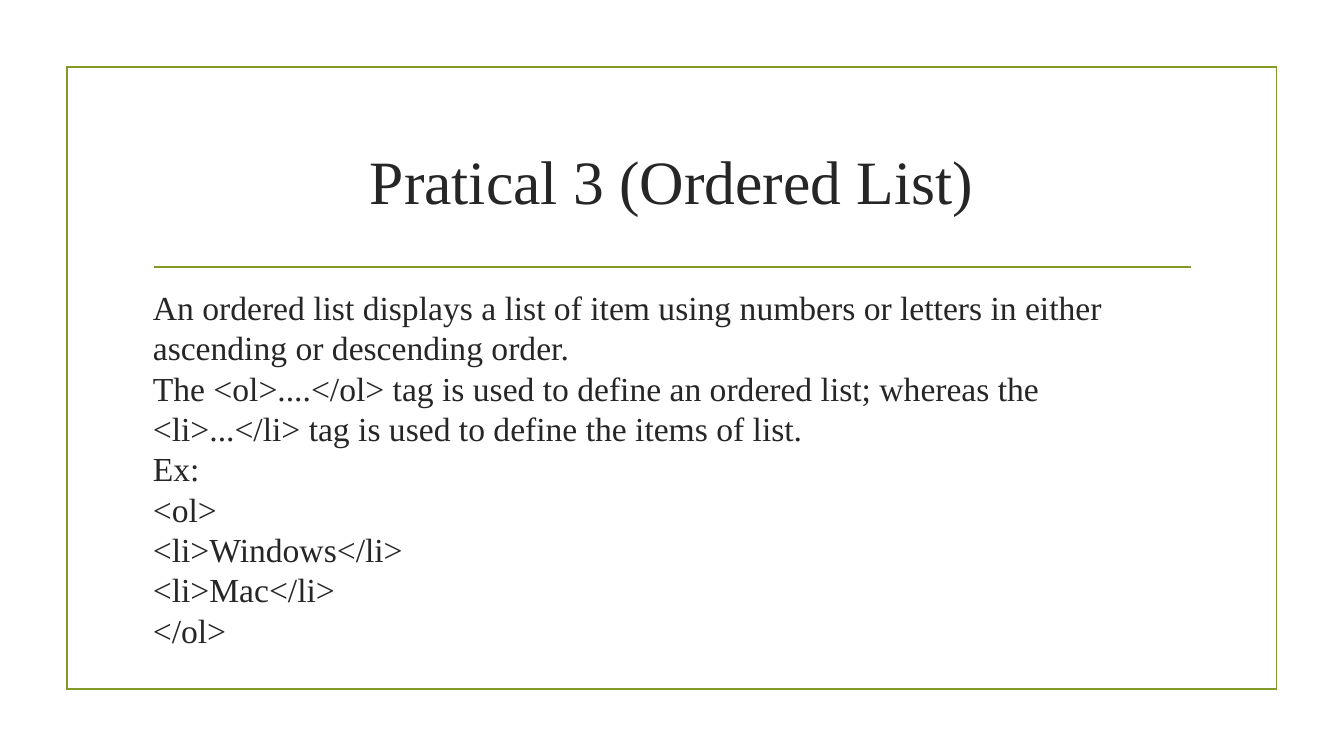
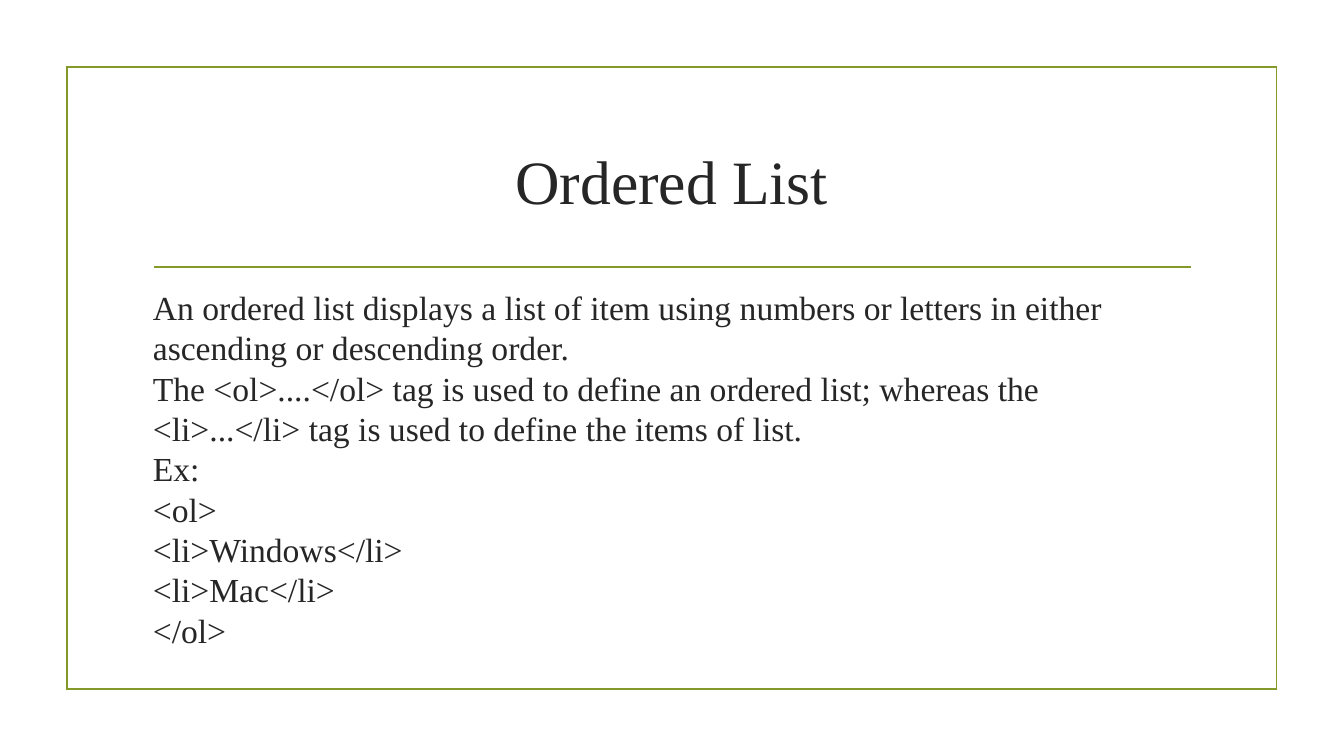
Before and after one commit to sagarshrestha81/FED, a slide deck: slide 21 of HTML.pptx (slide 19 before the commit). Drawn at 1344x756 pixels with LibreOffice and Linux fonts; fonts in the diff are those of the drawing; background and template pictures are left out. Boxes give left, top, right and bottom in pixels: in the first picture for what was removed or moved away, otherwise in the second. Text is boxed around its words. In the diff, an @@ line names an element or a change of style, - is before the commit and + after.

```diff
--- a/HTML.pptx
+++ b/HTML.pptx
@@ title at <box>515,161,828,205</box>: text changed @@
-Pratical 3 (Ordered List)
+Ordered List
```
Also in this commit, not shown: 19 other slides changed, 4 slides added, 5 slides removed, 4 other files.
